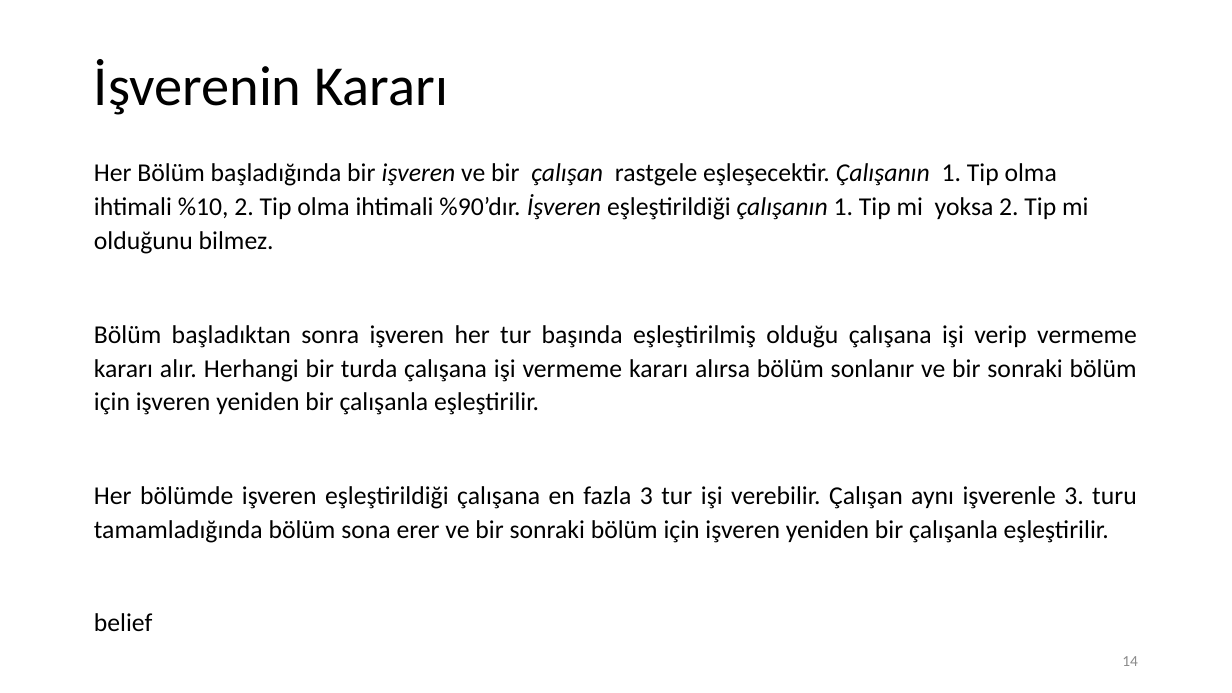
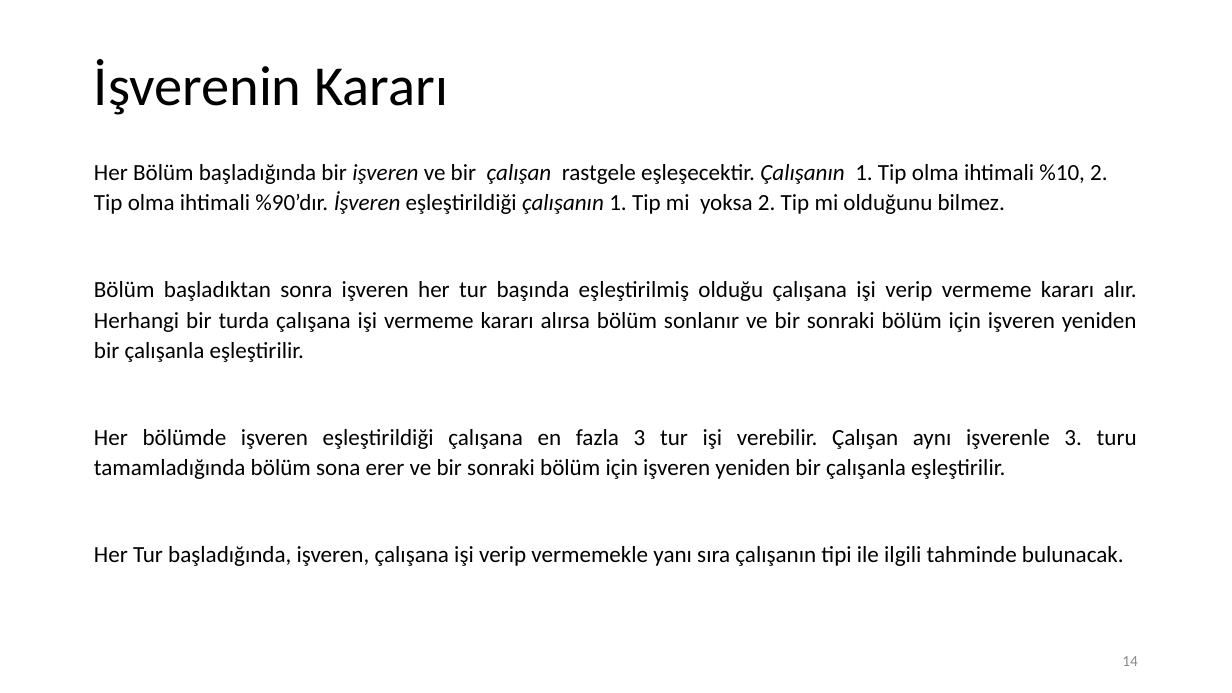
Before and after one commit to baghirov/par, a slide deck: slide 14 of yonergeler/principal_agent_t3_instructions.pptx. Drawn at 1232x693 pixels with LibreOffice and Linux fonts; fonts in the diff are those of the drawing. Boxes give left, top, right and bottom in pixels: in the first picture for what was removed or moved away, otherwise in the second. Text is boxed around its words. In the diff, an @@ line names an element or a change of style, - is before the commit and + after.

```diff
--- a/yonergeler/principal_agent_t3_instructions.pptx
+++ b/yonergeler/principal_agent_t3_instructions.pptx
@@ text at <box>94,164,1137,479</box>: size 20 to 18 pt in "Her Bölüm başladığında bir işveren ve bir ...", "Bölüm başladıktan sonra işveren her tur başında ...", "Her bölümde işveren eşleştirildiği çalışana en fazla ..." @@
@@ text at <box>94,546,1124,566</box>: text changed; size 20 to 18 pt @@
-belief
+Her Tur başladığında, işveren, çalışana işi verip vermemekle yanı sıra çalışanın tipi ile ilgili tahminde bulunacak.
```
Also in this commit, not shown: 4 other slides changed, 3 slides removed, 2 other files.
